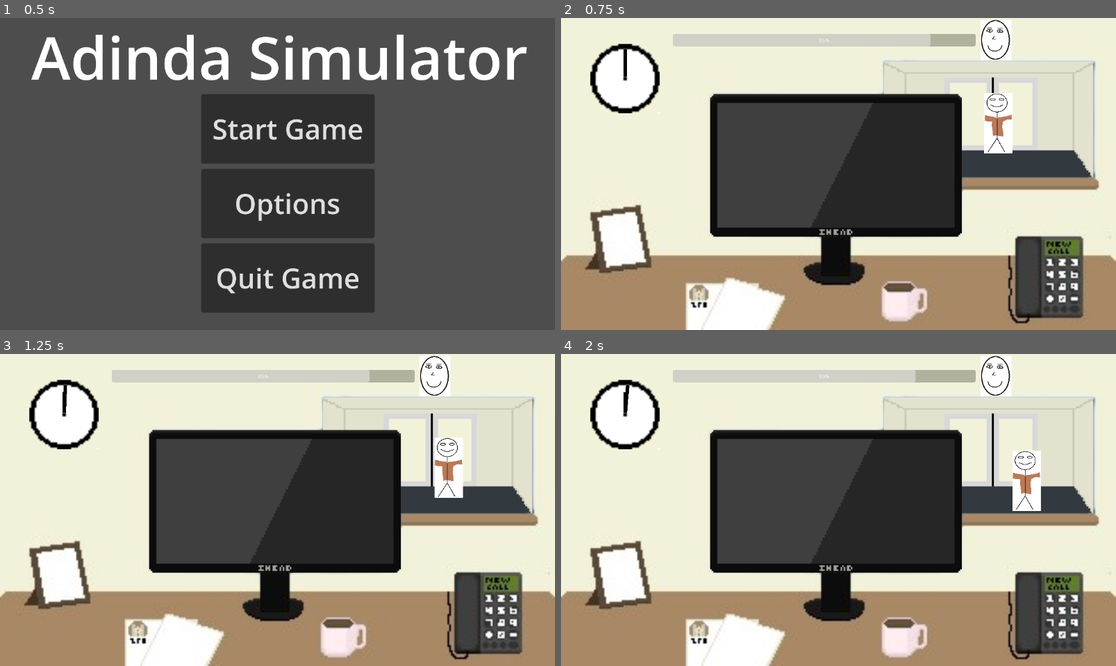
Above: before the commit, frames 1-4 (two rows, left to right).
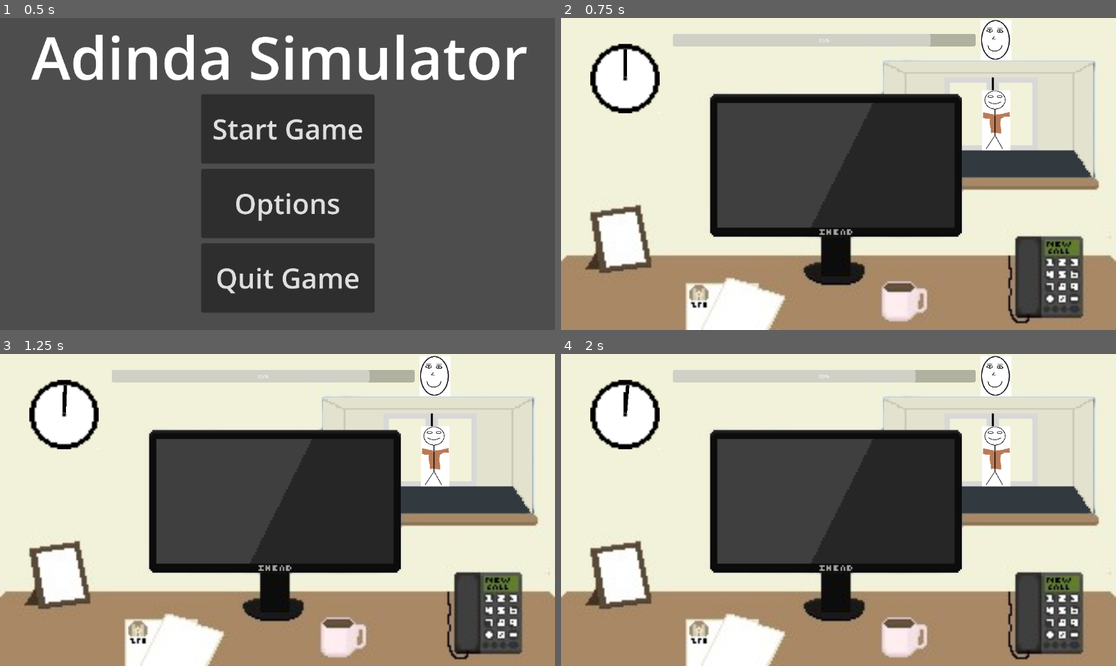
Above: after the commit, the same moments.

Repository: ernstpatat/Adinda-Sim
Game: Godot game, scene res://StartScene.tscn
Same seed, same stepped clock (60 frames per second), same inputs: the game is played once before the commit and once after it.
Inputs (mouse positions are in pixels of both pictures, inside the frame that each line leads up to):
- Up to frame 1 (0.5 s): no input
- Up to frame 2 (0.75 s): click "Start Game" at 0.5 s
- Up to frame 3 (1.25 s): no input
- Up to frame 4 (2 s): click (605, 441) at 1.27 s

Frame 1 is identical in both runs. In frame 2, 0.5% of the frame differs, in the area x 75-82%, y 23-44%; in frame 3, 1.3%; in frame 4, 1.9%, in the area x 75-87%, y 23-51%.

Commit message:
start van oranjeblad

Diff:
--- a/Botje.gd
+++ b/Botje.gd
@@ -14,27 +14,29 @@
 
 func _ready():
 	$BotjeSprite.texture = Textures[TextureNr]
-	velocity = Vector2(13, 10)
+	velocity = Vector2(0, 0)
 
 func _process(delta):
 	move_and_collide(velocity * delta)
 	if global_position.x >= 70 and global_position.x <= 80:
 		global_position.x = 120
 		global_position.y = 96
-		velocity = Vector2(23, -12)
+		velocity = Vector2(0, -0)
 	elif global_position.x >= 235:
 		global_position.x = 0
 		global_position.y = 0
-		velocity = Vector2(13, 10)
+		velocity = Vector2(0, 0)
 		if $BotjeSprite.texture == Textures[1] and not BotjePressed:
 			DecreaseBar.emit()
 		TextureNr = randi() % 2
 		$BotjeSprite.texture = Textures[TextureNr]
 		BotjePressed = false
 
+
 func _input(event):
 	if event is InputEventMouseButton and event.button_index == MOUSE_BUTTON_LEFT and event.pressed:
-		if get_viewport_rect().has_point(to_local(event.position)):
+		if event.position.x :
+			print('lol')
 			if $BotjeSprite.texture == Textures[0] and not BotjePressed:
 				DecreaseBar.emit()
 			elif $BotjeSprite.texture == Textures[1] and not BotjePressed:
--- a/DeskScene.tscn
+++ b/DeskScene.tscn
@@ -30,6 +30,12 @@
 offset_bottom = 356.0
 scale = Vector2(0.095, 0.095)
 button_mask = 3
+
+[node name="OranjeBladButton" type="Button" parent="."]
+offset_left = 19.0
+offset_top = 40.0
+offset_right = 34.0
+offset_bottom = 61.0
 
 [node name="FicheBackButton" type="Button" parent="."]
 offset_left = 298.0
@@ -81,7 +87,7 @@
 
 [node name="Monitor" type="Sprite2D" parent="."]
 position = Vector2(158.5, 85)
-scale = Vector2(0.453, 0.456)
+scale = Vector2(0.453125, 0.455556)
 texture = ExtResource("6_k3fy7")
 
 [node name="DeurGoBackButton" type="Button" parent="."]
--- a/MainScene.tscn
+++ b/MainScene.tscn
@@ -59,6 +59,7 @@
 texture = ExtResource("5_c5qew")
 
 [node name="Botje" type="CharacterBody2D" parent="Main"]
+position = Vector2(1, 0)
 script = ExtResource("6_f2dfc")
 
 [node name="BotjeSprite" type="Sprite2D" parent="Main/Botje"]
--- /dev/null
+++ b/OranjeBlad.tscn
@@ -0,0 +1,81 @@
+[gd_scene load_steps=13 format=3 uid="uid://bxlng0m3g7cla"]
+
+[ext_resource type="Texture2D" uid="uid://bhfmmih47cxek" path="res://Assets/MonitorOff.png" id="1_jbps2"]
+[ext_resource type="Texture2D" uid="uid://cva78ygv12f1q" path="res://Assets/OranjeBlad.png" id="2_cbwda"]
+[ext_resource type="Texture2D" uid="uid://dqktt67fome0e" path="res://Assets/OranjeBladNamen/Baetsle.png" id="3_sl31d"]
+[ext_resource type="Texture2D" uid="uid://dj457yyalqgsm" path="res://Assets/OranjeBladNamen/De Winter.png" id="4_ns5yi"]
+[ext_resource type="Texture2D" uid="uid://bmsl7u1cg35en" path="res://Assets/OranjeBladNamen/Gistelinck.png" id="5_uoeei"]
+[ext_resource type="Texture2D" uid="uid://e0je1a1vrify" path="res://Assets/OranjeBladNamen/Hosselaer.png" id="6_wtfuq"]
+[ext_resource type="Texture2D" uid="uid://usapbr1n3spk" path="res://Assets/OranjeBladNamen/Merchiers.png" id="7_g2npg"]
+[ext_resource type="Texture2D" uid="uid://cqr0c4q6xy0sa" path="res://Assets/OranjeBladNamen/OP.png" id="8_kdvfo"]
+[ext_resource type="Texture2D" uid="uid://cq6611lheys50" path="res://Assets/OranjeBladNamen/Papegnies.png" id="9_kpo2r"]
+[ext_resource type="Texture2D" uid="uid://yweem2gnhy5p" path="res://Assets/OranjeBladNamen/Van Boxtael.png" id="10_4yl6p"]
+[ext_resource type="Texture2D" uid="uid://b1mflcipnclu2" path="res://Assets/OranjeBladNamen/Mertens.png" id="11_lgujk"]
+[ext_resource type="Texture2D" uid="uid://nuxakant02y6" path="res://Assets/OranjeBladNamen/Meulenaire.png" id="12_ko723"]
+
+[node name="Node2D" type="Node2D"]
+
+[node name="Monitor2" type="Sprite2D" parent="."]
+position = Vector2(160, 90)
+texture = ExtResource("1_jbps2")
+
+[node name="OranjeBlad" type="Sprite2D" parent="."]
+position = Vector2(84.5, 90)
+scale = Vector2(0.252931, 0.264657)
+texture = ExtResource("2_cbwda")
+
+[node name="ItemList" type="ItemList" parent="."]
+offset_left = 160.0
+offset_top = 11.0
+offset_right = 311.0
+offset_bottom = 169.0
+
+[node name="Baetsle" type="Sprite2D" parent="ItemList"]
+position = Vector2(65.24, 4.895)
+scale = Vector2(0.252878, 0.256053)
+texture = ExtResource("3_sl31d")
+
+[node name="De Winter" type="Sprite2D" parent="ItemList"]
+position = Vector2(65.24, 92.375)
+scale = Vector2(0.252878, 0.256053)
+texture = ExtResource("4_ns5yi")
+
+[node name="Sprite2D3" type="Sprite2D" parent="ItemList"]
+position = Vector2(65.24, 82.66)
+scale = Vector2(0.252878, 0.256053)
+texture = ExtResource("5_uoeei")
+
+[node name="Sprite2D4" type="Sprite2D" parent="ItemList"]
+position = Vector2(65.24, 72.98)
+scale = Vector2(0.252878, 0.256053)
+texture = ExtResource("6_wtfuq")
+
+[node name="Sprite2D5" type="Sprite2D" parent="ItemList"]
+position = Vector2(65.24, 63.25)
+scale = Vector2(0.252878, 0.256053)
+texture = ExtResource("7_g2npg")
+
+[node name="Sprite2D6" type="Sprite2D" parent="ItemList"]
+position = Vector2(65.24, 53.46)
+scale = Vector2(0.252878, 0.256053)
+texture = ExtResource("8_kdvfo")
+
+[node name="Sprite2D7" type="Sprite2D" parent="ItemList"]
+position = Vector2(65.24, 43.74)
+scale = Vector2(0.252878, 0.256053)
+texture = ExtResource("9_kpo2r")
+
+[node name="Sprite2D8" type="Sprite2D" parent="ItemList"]
+position = Vector2(65.24, 34.045)
+scale = Vector2(0.252878, 0.256053)
+texture = ExtResource("10_4yl6p")
+
+[node name="Sprite2D9" type="Sprite2D" parent="ItemList"]
+position = Vector2(65.24, 24.33)
+scale = Vector2(0.252878, 0.256053)
+texture = ExtResource("11_lgujk")
+
+[node name="Sprite2D10" type="Sprite2D" parent="ItemList"]
+position = Vector2(65.24, 14.635)
+scale = Vector2(0.252878, 0.256053)
+texture = ExtResource("12_ko723")
Binary file added: Assets/OranjeBlad.png
Not shown, added: Assets/OranjeBlad.png.import
Binary file added: Assets/OranjeBladNamen/Baetsle.png
Not shown, added: Assets/OranjeBladNamen/Baetsle.png.import
Binary file added: Assets/OranjeBladNamen/De Winter.png
Not shown, added: Assets/OranjeBladNamen/De Winter.png.import
Binary file added: Assets/OranjeBladNamen/Gistelinck.png
Not shown, added: Assets/OranjeBladNamen/Gistelinck.png.import
Binary file added: Assets/OranjeBladNamen/Hosselaer.png
Not shown, added: Assets/OranjeBladNamen/Hosselaer.png.import
Binary file added: Assets/OranjeBladNamen/Leeg.png
Not shown, added: Assets/OranjeBladNamen/Leeg.png.import
(and 12 more such lines)
